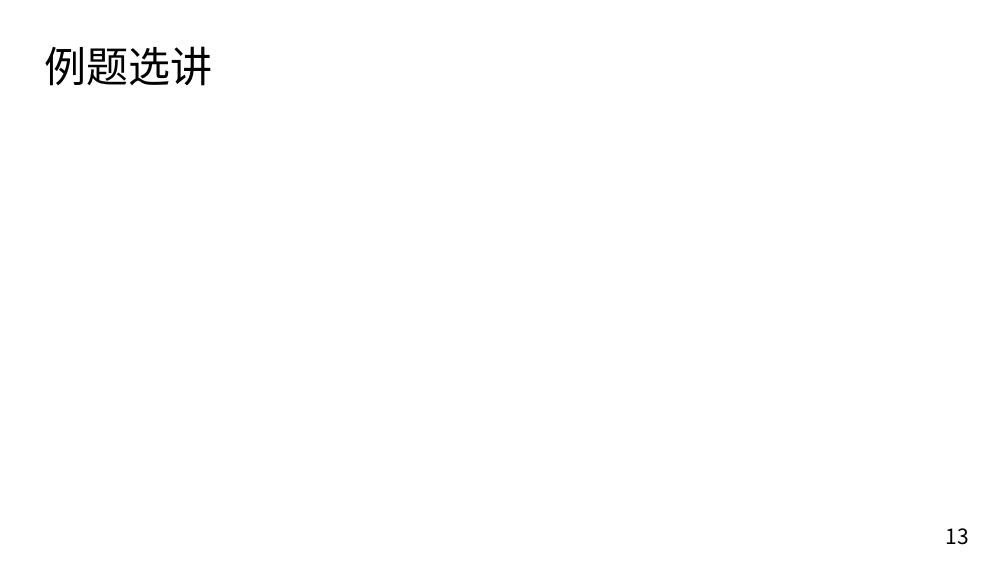
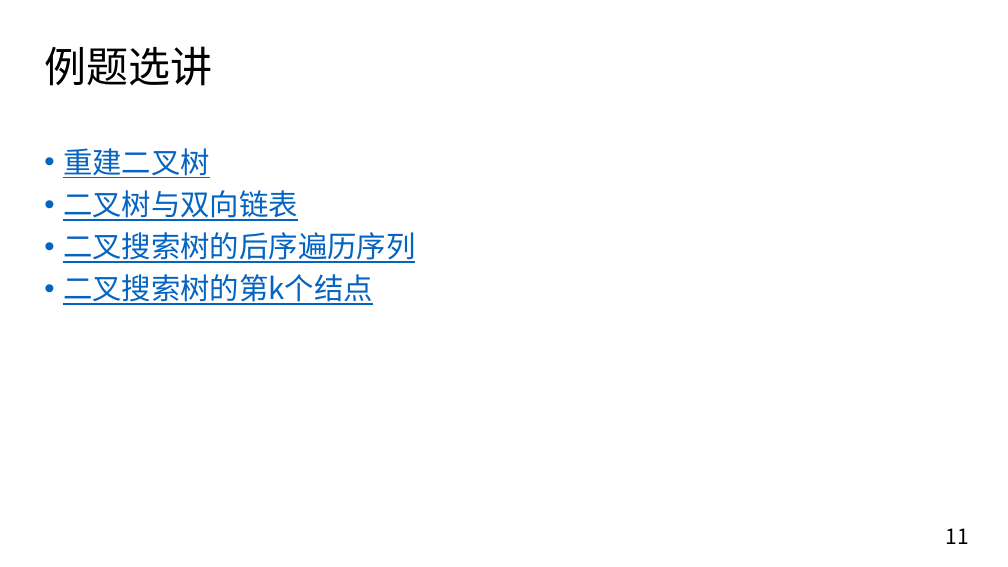
Before and after one commit to Hansimov/cs-notes, a slide deck: slide 11 of cs-seminar/算法与数据结构/树/树.pptx (slide 13 before the commit). Drawn at 1008x567 pixels with LibreOffice and Linux fonts; fonts in the diff are those of the drawing. Boxes give left, top, right and bottom in pixels: in the first picture for what was removed or moved away, otherwise in the second. Text is boxed around its words. In the diff, an @@ line names an element or a change of style, - is before the commit and + after.

```diff
--- a/cs-seminar/算法与数据结构/树/树.pptx
+++ b/cs-seminar/算法与数据结构/树/树.pptx
@@ text added at bbox=[63, 148, 415, 305], 28 pt, text #0563C1, underline @@
+• 重建二叉树
+• 二叉树与双向链表
+• 二叉搜索树的后序遍历序列
+• 二叉搜索树的第k个结点
@@ page number at bbox=[946, 528, 969, 544]: text changed @@
-13
+11
```
Also in this commit, not shown: 1 other slide changed, 2 slides removed, 2 other files.
